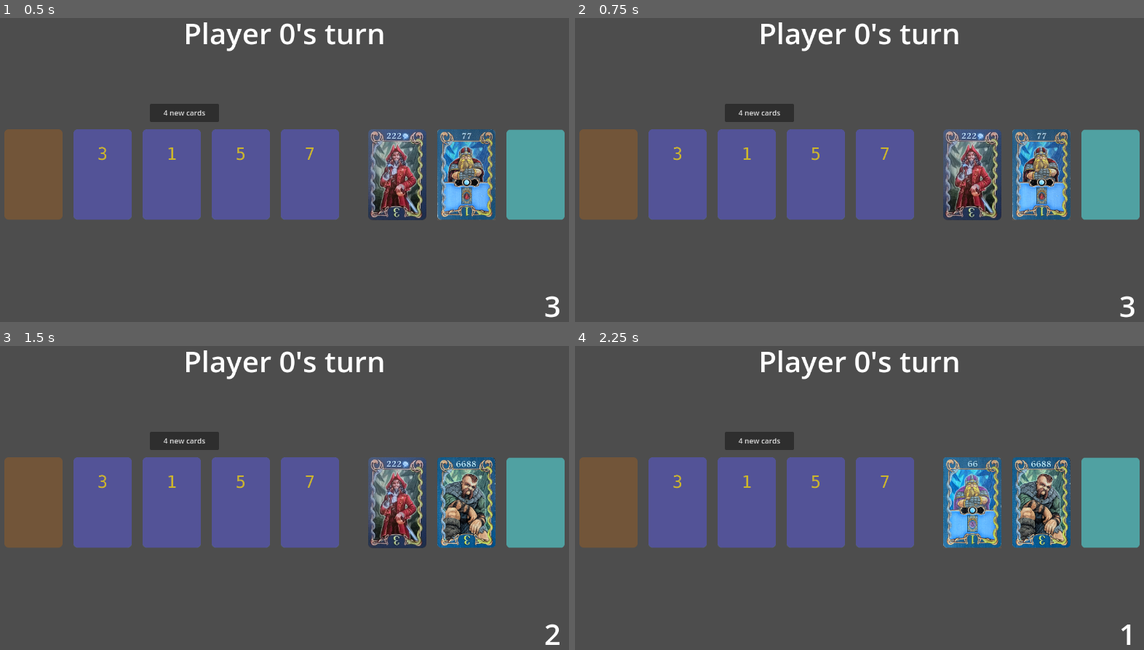
Above: before the commit, frames 1-4 (two rows, left to right).
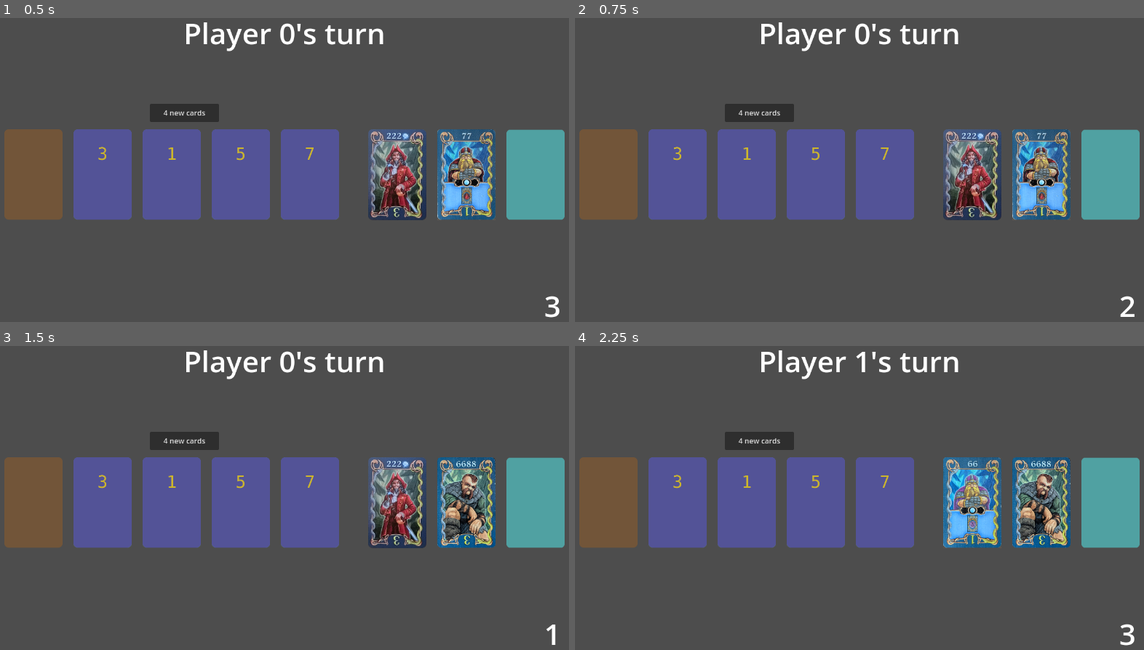
Above: after the commit, the same moments.

Repository: vbackeberg/game1
Game: Godot game, scene res://main.tscn
Same seed, same stepped clock (60 frames per second), same inputs: the game is played once before the commit and once after it.
Inputs (mouse positions are in pixels of both pictures, inside the frame that each line leads up to):
- Up to frame 1 (0.5 s): no input
- Up to frame 2 (0.75 s): click (1109, 176) at 0.5 s
- Up to frame 3 (1.5 s): click (466, 504) at 1.25 s
- Up to frame 4 (2.25 s): click (973, 504) at 2.02 s

Frame 1 is identical in both runs. In frame 2, less than 0.1% of the frame differs, in the area x 95-99%, y 91-99%; in frame 3, less than 0.1%; in frame 4, 0.2%, in the area x 49-99%, y 1-99%.
Error before the commit: Invalid call to function 'add_character' in base 'Node2D (player_area.gd)'. Expected 4 arguments. (res://middle_area.gd:76)

Commit message:
Implement gaining diamonds and observe diamond costs when playing character.
- put all char specs in prop spec
- when gaining diamond put in top right
- allow selecting diamonds
- Make diamonds an array of card nodes instead of int

Diff:
--- a/card_character.gd
+++ b/card_character.gd
@@ -1,11 +1,8 @@
 extends TextureButton
 
-@export var slot: int
+var slot: int
 
-@export var cost: Array
-@export var diamondCost: int
-@export var points: int
-@export var diamonds: int
+var specs: Dictionary
 
 # Called when the node enters the scene tree for the first time.
 func _ready() -> void:
--- a/main.gd
+++ b/main.gd
@@ -87,11 +87,14 @@
 func on_resource_spent(value):
 	$MiddleArea.graveyardResources.append(value)
 
+func on_diamond_spent(d):
+	$MiddleArea.graveyardCharacters.append(d)
+
 
 ## Finds player with highest points and displays them as Winner
 func _find_winner():
 	var sortedPlayers = players.duplicate()
-	sortedPlayers.sort_custom(func(a, b): return a.victoryPoints > b.victoryPoints || (a.victoryPoints == b.victoryPoints && a.diamonds > b.diamonds))
+	sortedPlayers.sort_custom(func(a, b): return a.victoryPoints > b.victoryPoints || (a.victoryPoints == b.victoryPoints && a.diamonds.size() > b.diamonds.size()))
 
 	print("Final Rankings:")
 	for i in range(sortedPlayers.size()):
--- a/middle_area.gd
+++ b/middle_area.gd
@@ -65,6 +65,11 @@
 	graveyardCharacters = []
 
 func _on_stack_characters_pressed() -> void:
+	var card = _draw_character()
+	get_parent().currentPlayer.add_character(card)
+	action_used.emit()
+
+func _draw_character():
 	if characterCards.size() == 0:
 		if graveyardCharacters.size() == 0:
 			print("No more character cards left in stack or graveyard!")
@@ -72,11 +77,7 @@
 		else:
 			_replenish_characters()
 
-	var card = characterCards.pop_back()
-	get_parent().currentPlayer.add_character(card)
-	action_used.emit()
-
-#TODO: IN discard mode player should not be able to draw more cards
+	return characterCards.pop_back()
 
 ## Move the card to the player's hand
 func _on_resource_card_pressed(card: TextureButton) -> void:
@@ -104,7 +105,7 @@
 
 ## Moves the card to the player's hand
 func _on_character_card_pressed(card: TextureButton) -> void:
-	get_parent().currentPlayer.add_character(card.cost, card.diamondCost, card.points, card.diamonds)
+	get_parent().currentPlayer.add_character(card.specs)
 	card.queue_free()
 	place_character(card.slot)
 	action_used.emit()
@@ -117,15 +118,12 @@
 		else:
 			_replenish_characters()
 
-	var card = characterCards.pop_back()
+	var specs = characterCards.pop_back()
 
 	var card_node = load("res://card_character.tscn").instantiate() as TextureButton
-	card_node.texture_normal = load("res://assets/character-" + str(concat(card.cost)) + "-" + str(card.diamondCost) + "-" + str(card.points) + "-" + str(card.diamonds) + ".png")
+	card_node.texture_normal = load("res://assets/character-" + str(concat(specs.cost)) + "-" + str(specs.diamondCost) + "-" + str(specs.points) + "-" + str(specs.diamonds) + ".png")
 	card_node.custom_minimum_size = Vector2(CARD_WIDTH, 200.0)
-	card_node.cost = card.cost
-	card_node.diamondCost = card.diamondCost
-	card_node.points = card.points
-	card_node.diamonds = card.diamonds
+	card_node.specs = specs
 	card_node.visible = visible
 	card_node.slot = slot
 	add_child(card_node)
@@ -134,6 +132,11 @@
 	card_node.position.y = 256
 
 	card_node.pressed.connect(_on_character_card_pressed.bind(card_node))
+
+func draw_diamond():
+	var card = characterCards.pop_back()
+	get_parent().currentPlayer.add_diamond(card)
+
 
 func concat(arr: Array) -> String:
 	var result = ""
--- a/player_area.gd
+++ b/player_area.gd
@@ -5,14 +5,15 @@
 var resourcesOnHand: Array[Node]
 var resourceCapacity: int
 var charactersOnPayField: Array[Node]
+var diamonds: Array[Node]
 var selectedResources: Array[Node]
+var selectedDiamonds: Array[Node]
 var charactersPlayed: Array[Node]
 var actionsLeft: int
 var discardMode: bool
 var numToDiscard: int
 
 var victoryPoints: int
-var diamonds: int
 
 signal action_used()
 signal discard_started()
@@ -24,12 +25,13 @@
 	resourcesOnHand = []
 	resourceCapacity = 5
 	charactersOnPayField = []
+	diamonds = []
 	selectedResources = []
+	selectedDiamonds = []
 	charactersPlayed = []
 	visible = false
 	actionsLeft = 3
 	victoryPoints = 0
-	diamonds = 0
 
 	discardMode = false
 	numToDiscard = 0
@@ -104,18 +106,16 @@
 			discard_finished.emit()
 
 ## Adds a character card with given specs and puts it on the right side.
-func add_character(cost, diamondCost, points, diamonds):
+func add_character(specs):
 	if charactersOnPayField.size() == 2:
+		# TODO prevent player from doing that
 		print("Player has 2 character cards, already.")
 
 	else:
 		var card_node = load("res://card_character.tscn").instantiate() as TextureButton
 		card_node.custom_minimum_size = Vector2(CARD_WIDTH, 200.0)
-		card_node.texture_normal = load("res://assets/character-" + str(concat(cost)) + "-" + str(diamondCost) + "-" + str(points) + "-" + str(diamonds) + ".png")
-		card_node.cost = cost
-		card_node.diamondCost = diamondCost
-		card_node.points = points
-		card_node.diamonds = diamonds
+		card_node.texture_normal = load("res://assets/character-" + str(concat(specs.cost)) + "-" + str(specs.diamondCost) + "-" + str(specs.points) + "-" + str(specs.diamonds) + ".png")
+		card_node.specs = specs
 		card_node.visible = visible
 		charactersOnPayField.append(card_node)
 		add_child(card_node)
@@ -127,49 +127,100 @@
 		card_node.pressed.connect(_on_character_card_pressed.bind(card_node))
 
 func _on_character_card_pressed(card: TextureButton) -> void:
-	var selectedValues = []
+	if _enoughDiamondsSelected(card) && _enoughResourcesSelected(card):
+		_play_character(card)
+	else:
+		print("Not enough resources/diamonds selected to play character!")
+
+
+func _enoughDiamondsSelected(card):
+	print(selectedDiamonds.size(), " diamonds selected. ", card.specs.diamondCost, " needed.")
+	return selectedDiamonds.size() >= card.specs.diamondCost
+
+func _enoughResourcesSelected(card):
+	var remainingResourceCost = card.specs.cost.duplicate()
+
 	for r in selectedResources:
-		selectedValues.append(r.value)
-
-	var remainingCost = card.cost.duplicate()
-
-	for value in selectedValues:
-		var index = remainingCost.find(value)
+		var index = remainingResourceCost.find(r.value)
 		if index != -1:
-			remainingCost.remove_at(index)
-
-	if remainingCost.size() == 0:
-		_play_character(card)
-	else:
-		print("Cannot play character card! Missing resources: ", remainingCost)
-
-
-## Move card to top left and rotate it.
-## Remove character from pay field and add to played characters.
-## Remove used resources.
-## Reposition remaining resources.
-func _play_character(character: TextureButton):
-	charactersPlayed.append(character)
+			remainingResourceCost.remove_at(index)
+
+	print("Remaining resource cost: ", remainingResourceCost)
+
+	return remainingResourceCost.size() == 0
+
+## Loads and positions diamond card asset. Connects on_pressed callback.
+## Note: Character values are associated with the diamond to identify the card later in the graveyard.
+func add_diamond(card: Dictionary):
+	var cardDiamond = load("res://card_character.tscn").instantiate() as TextureButton
+	cardDiamond.custom_minimum_size = Vector2(CARD_WIDTH, 200.0)
+	cardDiamond.texture_normal = load("res://assets/character_back.png")
+	cardDiamond.specs = card
+	cardDiamond.visible = visible
+	diamonds.append(cardDiamond)
+	add_child(cardDiamond)
+
+	var card_index = diamonds.size()
+	cardDiamond.position.x = get_viewport().size.x - 24.0 - card_index * (CARD_WIDTH + 24.0)
+	cardDiamond.position.y = 24.0
+
+	cardDiamond.pressed.connect(_on_diamond_card_pressed.bind(cardDiamond))
+
+
+func _on_diamond_card_pressed(card: TextureButton) -> void:
+	var index = selectedDiamonds.find(card)
+
+	if index == -1:
+		selectedDiamonds.append(card)
+		card.modulate = Color(1.2, 1.2, 0.8) # Yellow tint
+	else:
+		selectedDiamonds.remove_at(index)
+		card.modulate = Color(1, 1, 1) # Reset to normal color
+
+
+## Puts spent resources and diamonds on graveyard
+## Places character card
+func _play_character(card: TextureButton):
+	charactersPlayed.append(card)
 	var card_index = charactersPlayed.size()
-	character.position.x = 24.0 + card_index * (CARD_WIDTH + 24.0)
-	character.position.y = 24.0 + 200.0
-	character.rotation_degrees = 180
-
-	charactersOnPayField.erase(character)
-
+	card.position.x = 24.0 + card_index * (CARD_WIDTH + 24.0)
+	card.position.y = 24.0 + 200.0
+	card.rotation_degrees = 180
+
+	charactersOnPayField.erase(card)
+
+	# TODO pass to-be-paid resources and diamonds to this function. Safer and simpler.
+	var remainingDiamondCost = card.specs.diamondCost
+	while remainingDiamondCost > 0:
+		remainingDiamondCost -= 1
+		var d = selectedDiamonds.pop_back()
+		get_parent().on_diamond_spent(d.specs)
+		diamonds.erase(d)
+		d.queue_free()
+
+	selectedDiamonds.clear()
+	_reorder_diamonds()
+
+	var remainingResourceCost = card.specs.cost.duplicate()
 	for r in selectedResources:
-		get_parent().on_resource_spent(r.value)
-		resourcesOnHand.erase(r)
-		r.queue_free()
+		var index = remainingResourceCost.find(r.value)
+		if index != -1:
+			remainingResourceCost.remove_at(index)
+			get_parent().on_resource_spent(r.value)
+			resourcesOnHand.erase(r)
+			r.queue_free()
 
 	selectedResources.clear()
-
 	_reorder_resource_cards()
 
 	action_used.emit()
 
-	victoryPoints += character.points
-	diamonds += character.diamonds
+	victoryPoints += card.specs.points
+	get_parent().middleArea.draw_diamond()
+
+func _reorder_diamonds():
+	for i in range(diamonds.size()):
+		diamonds[i].position.x = get_viewport().size.x - 24.0 - i * (CARD_WIDTH + 24.0)
 
 func _reorder_resource_cards():
 	for i in range(resourcesOnHand.size()):
@@ -181,6 +232,9 @@
 		card.visible = visible
 
 	for card in charactersOnPayField:
+		card.visible = visible
+
+	for card in diamonds:
 		card.visible = visible
 
 
